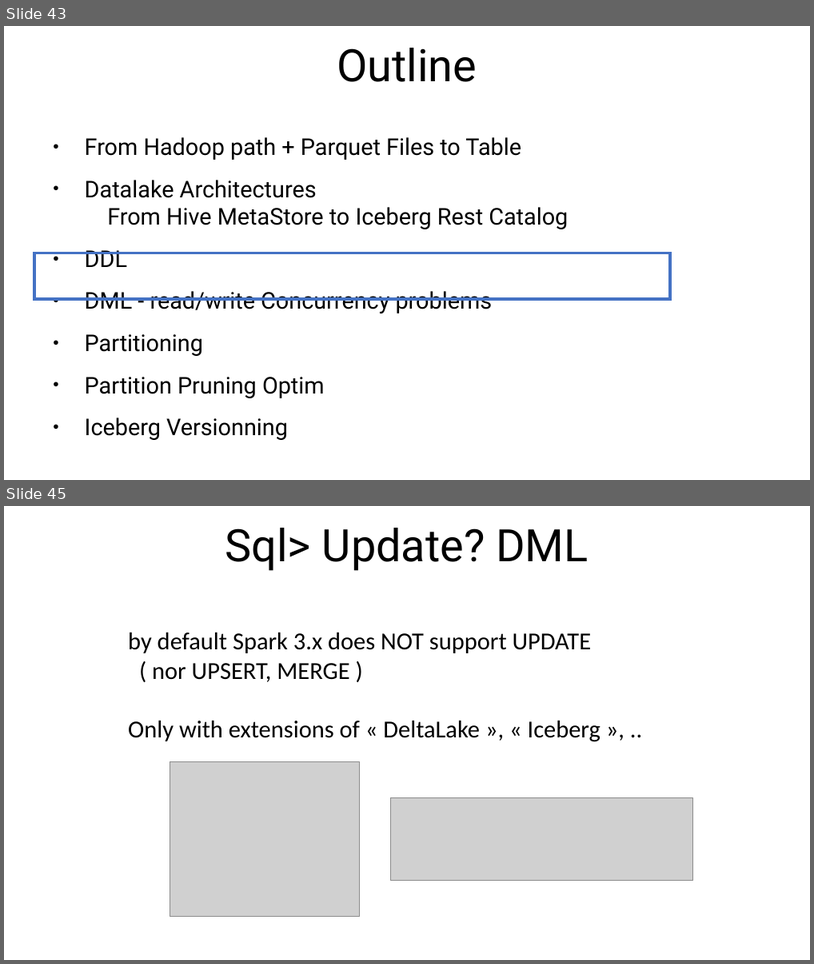
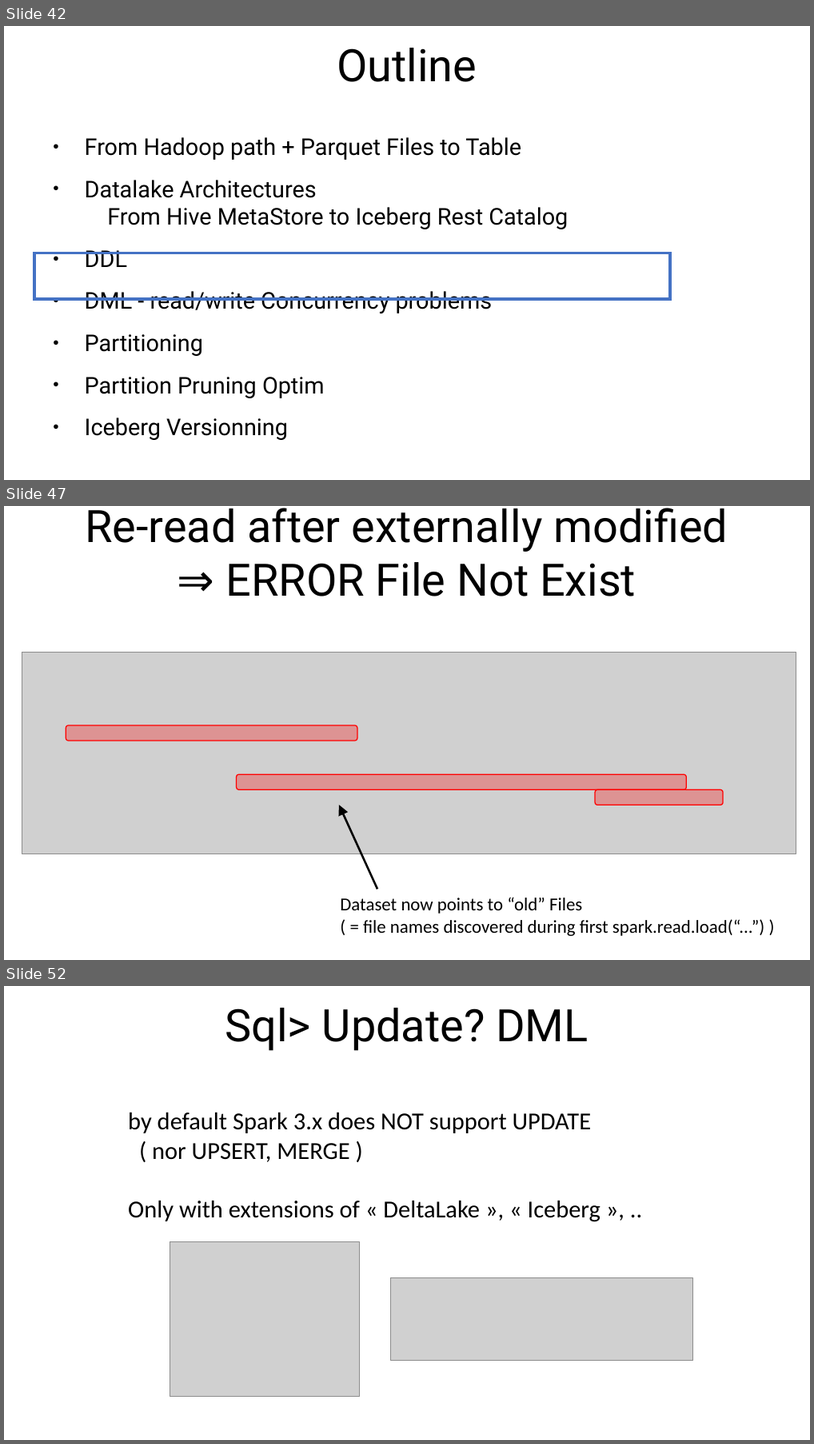
Before and after one commit to Arnaud-Nauwynck/presentations, a slide deck: pres-bigdata/7-Sql-to-Hadoop-files-parquet-metastore.pptx. Shown one above the other, each under a label of ours: slides 43 and 45 before the commit, slides 42, 47 and 52 after it; the slides between them are not shown. The pictures are 814x964 and 814x1444 pixels, drawn with LibreOffice and Linux fonts; fonts in the diff are those of the drawing; grey boxes stand for pictures. Boxes give left, top, right and bottom in pixels: in the first picture for what was removed or moved away, otherwise in the second. Text is boxed around its words. In the diff, an @@ line names an element or a change of style, - is before the commit and + after.

```diff
--- a/pres-bigdata/7-Sql-to-Hadoop-files-parquet-metastore.pptx
+++ b/pres-bigdata/7-Sql-to-Hadoop-files-parquet-metastore.pptx
@@ slide 47 added at bbox=[4, 506, 810, 960], background #FFFFFF @@
@@ title added at bbox=[85, 508, 728, 596], 44 pt, text #000000 @@
+Re-read after externally modified
+⇒ ERROR File Not Exist
@@ picture added at bbox=[22, 652, 797, 853] @@
@@ rounded rectangle added at bbox=[66, 725, 358, 741], fill #FF0000 at 29% opacity, outline #FF0000 1 pt @@
@@ rounded rectangle added at bbox=[237, 775, 686, 790], fill #FF0000 at 29% opacity, outline #FF0000 1 pt @@
@@ rounded rectangle added at bbox=[595, 789, 723, 804], fill #FF0000 at 29% opacity, outline #FF0000 1 pt @@
@@ arrow added from (378, 888) to (339, 804), #000000 2 pt @@
@@ text added at bbox=[340, 896, 765, 936], 18 pt, text #000000 @@
+Dataset now points to “old” Files
+( = file names discovered during first spark.read.load(“...”) )
@@ what was slide 43 is now slide 42 @@
@@ what was slide 45 is now slide 52 @@
```
Also in this commit, not shown: 3 slides changed, 6 other slides added, 1 slide removed, 1 other file.
